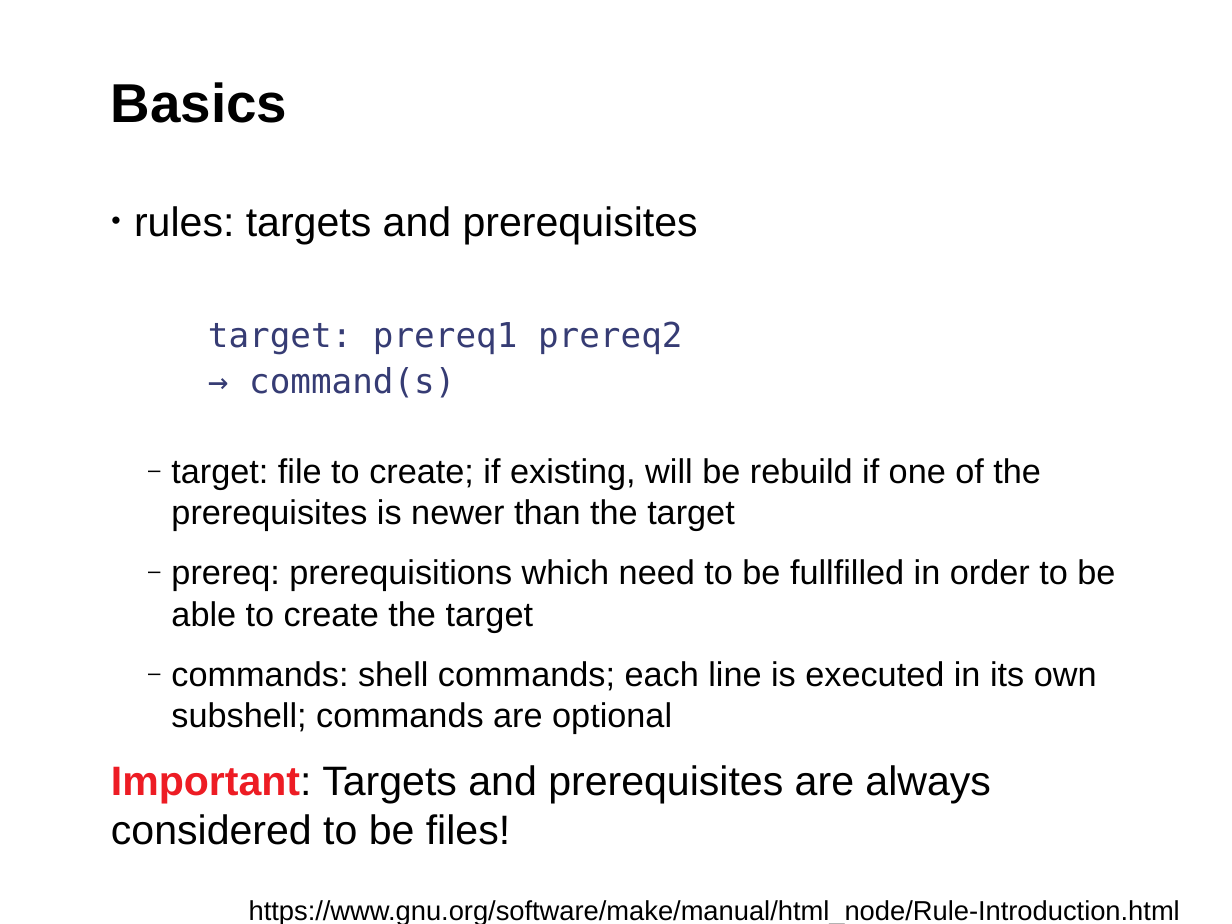
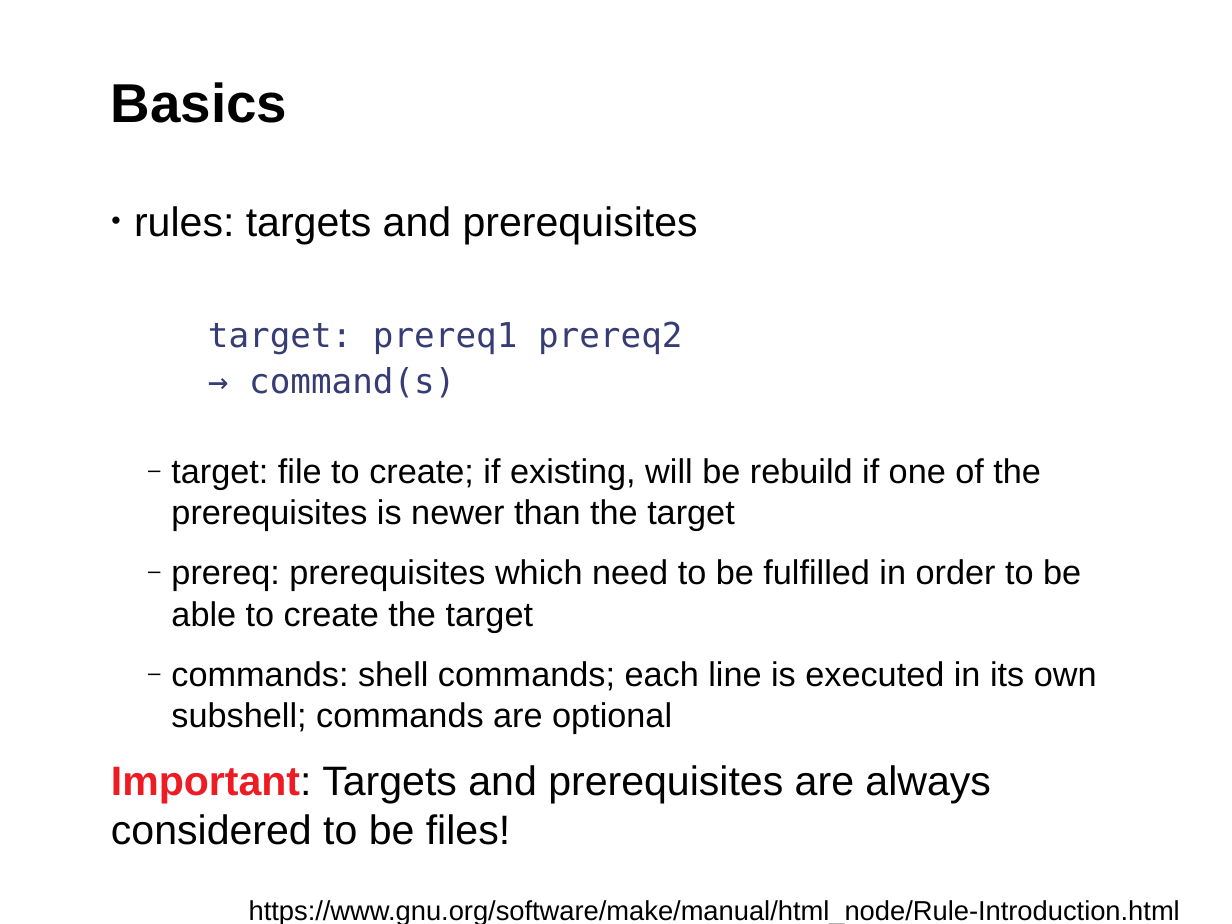
Before and after one commit to fsundermeyer/GNU_make_workshop, a slide deck: slide 5 of Presentation_GNU_make_workshop.odp. Drawn at 1232x924 pixels with LibreOffice and Linux fonts; fonts in the diff are those of the drawing; background and template pictures are left out. Boxes give left, top, right and bottom in pixels: in the first picture for what was removed or moved away, otherwise in the second. Text is boxed around its words. In the diff, an @@ line names an element or a change of style, - is before the commit and + after.

Commit message:
Corrected typos

```diff
--- a/Presentation_GNU_make_workshop.odp
+++ b/Presentation_GNU_make_workshop.odp
@@ text at (171,559,1081,632): text changed @@
-  ‒ prereq: prerequisitions which need to be fullfilled in order to be able to create the target
+  ‒ prereq: prerequisites which need to be fulfilled in order to be able to create the target
```
Also in this commit, not shown: 12 other slides changed.
